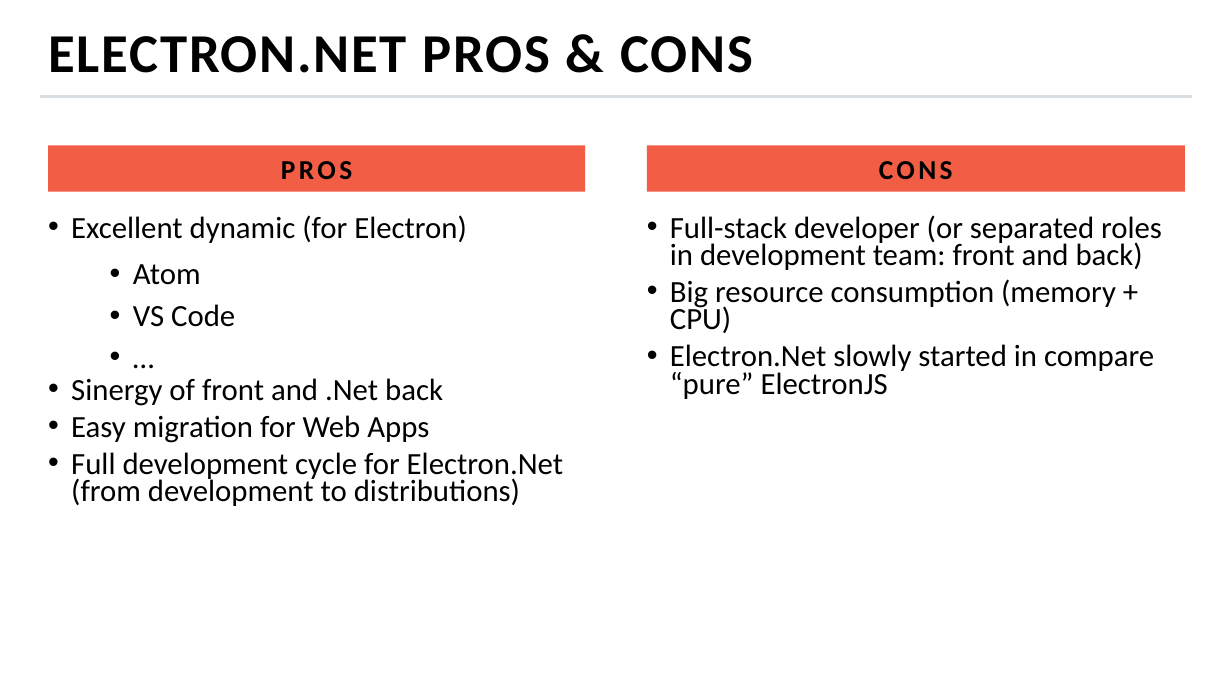
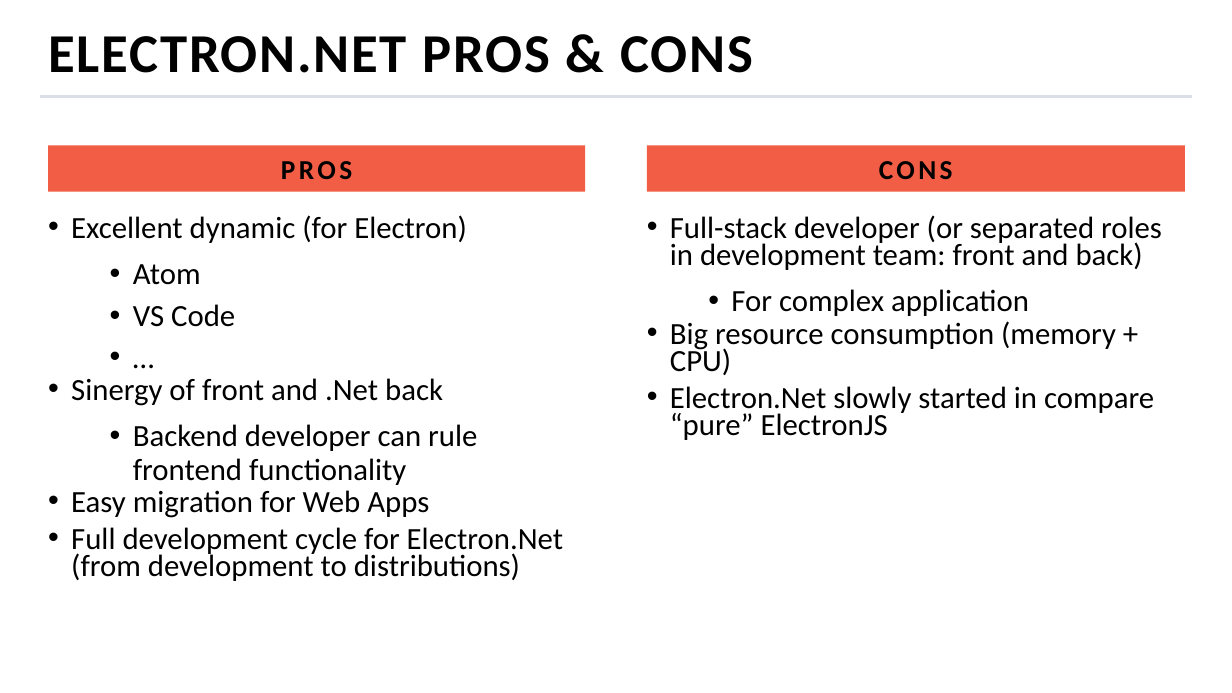
Before and after one commit to MihailRomanov/TechTalks_GUI_in_Net, a slide deck: slide 44 of presentation.pptx (slide 42 before the commit). Drawn at 1232x693 pixels with LibreOffice and Linux fonts; fonts in the diff are those of the drawing; background and template pictures are left out. Boxes give left, top, right and bottom in pixels: in the first picture for what was removed or moved away, otherwise in the second. Text is boxed around its words. In the diff, an @@ line names an element or a change of style, - is before the commit and + after.

```diff
--- a/presentation.pptx
+++ b/presentation.pptx
@@ text at (731,289,1029,316): paragraph added @@
+  • For complex application
@@ text at (133,424,477,485): paragraph added @@
+  • Backend developer can rule frontend functionality
```
Also in this commit, not shown: 6 other slides changed, 4 slides added, 2 slides removed.
